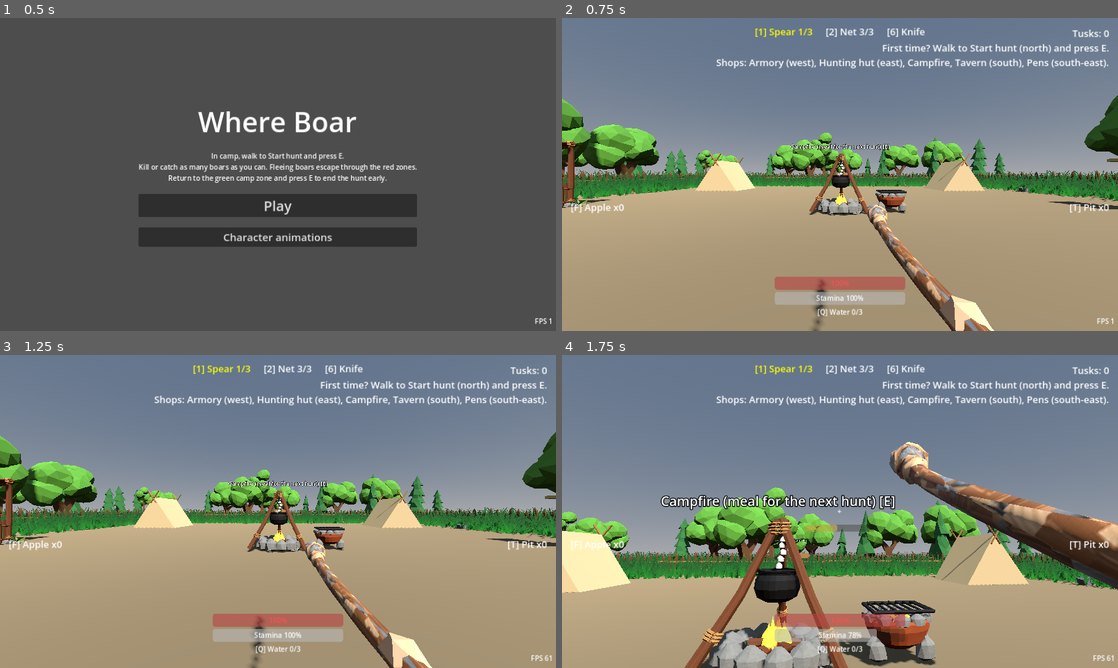
Above: before the commit, frames 1-4 (two rows, left to right).
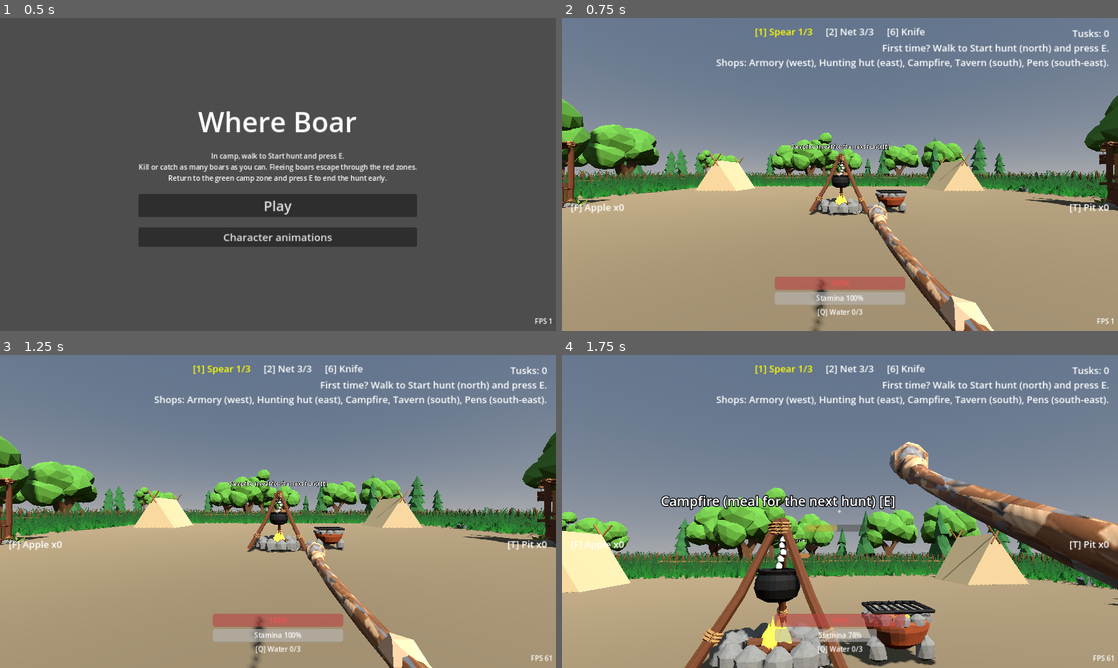
Above: after the commit, the same moments.

Repository: bageus/where-boar
Game: Godot game, scene res://game/bootstrap/app/main.tscn
The game is run twice, just before and just after one commit, with the same random seed, the same clock (stepped at 60 frames per second) and the same inputs.
Inputs (mouse positions are in pixels of both pictures, inside the frame that each line leads up to):
- Up to frame 1 (0.5 s): no input
- Up to frame 2 (0.75 s): click "Play" at 0.5 s
- Up to frame 3 (1.25 s): no input
- Up to frame 4 (1.75 s): tap E (interact) at 1.25 s; move the mouse to (867, 511) at 1.27 s; hold W (move_forward) from 1.28 s (still down); hold Right mouse button (aim) from 1.28 s (still down); tap Space (jump) at 1.52 s

Frame 1 is identical in both runs. In frame 2, 0.6% of the frame differs, in the area x 83-100%, y 39-62%; in frame 3, 0.6%; in frame 4, less than 0.1%.

Commit message:
Camp hunting hut: use the owner's tribal hunter stall model
Co-Authored-By: Claude Sonnet 5.5 <noreply@anthropic.com>
Claude-Session: https://claude.ai/code/session_017Jb3ZjqL7sERLTeHLZfWFN

Diff:
--- a/game/presentation/camp/public/camp.tscn
+++ b/game/presentation/camp/public/camp.tscn
@@ -10,6 +10,7 @@
 [ext_resource type="PackedScene" path="res://assets/models/campfire.glb" id="9_campfire"]
 [ext_resource type="PackedScene" path="res://assets/models/signpost.glb" id="10_signpost"]
 [ext_resource type="PackedScene" path="res://assets/models/weapon_stall.glb" id="11_weapon_stall"]
+[ext_resource type="PackedScene" path="res://assets/models/hunter_stall.glb" id="12_hunter_stall"]
 [ext_resource type="Script" path="res://game/presentation/camp/props/scenery.gd" id="11_scenery"]
 
 [sub_resource type="ProceduralSkyMaterial" id="Sky_mat"]
@@ -73,6 +74,7 @@
 transform = Transform3D(0, 0, 1, 0, 1, 0, -1, 0, 0, 14, 0, 0)
 station_id = "hunting_hut"
 title = "Hunting hut"
+model = ExtResource("12_hunter_stall")
 
 [node name="Campfire" parent="Stations" instance=ExtResource("5_station")]
 transform = Transform3D(1, 0, 0, 0, 1, 0, 0, 0, 1, 0, 0, 0)
Binary file added: assets/models/hunter_stall.glb
Not shown, added: assets/models/hunter_stall.glb.import
Binary file added: assets/models/hunter_stall_0.png
Not shown, added: assets/models/hunter_stall_0.png.import
Binary file added: assets/models/hunter_stall_1.png
Not shown, added: assets/models/hunter_stall_1.png.import
Binary file added: assets/models/hunter_stall_10.png
Not shown, added: assets/models/hunter_stall_10.png.import
Binary file added: assets/models/hunter_stall_11.png
Not shown, added: assets/models/hunter_stall_11.png.import
Binary file added: assets/models/hunter_stall_12.png
Not shown, added: assets/models/hunter_stall_12.png.import
(and 22 more such lines)
